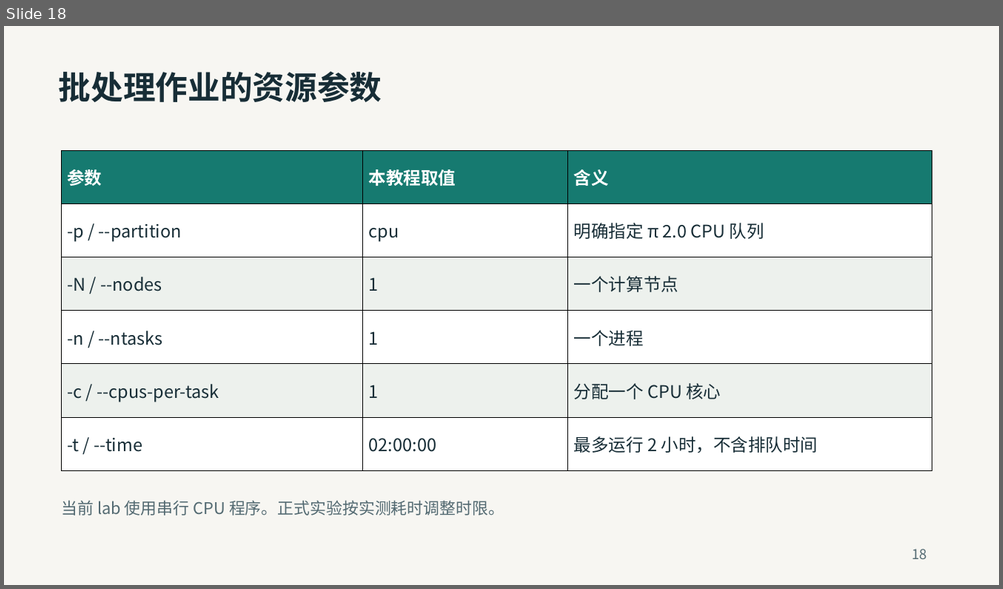
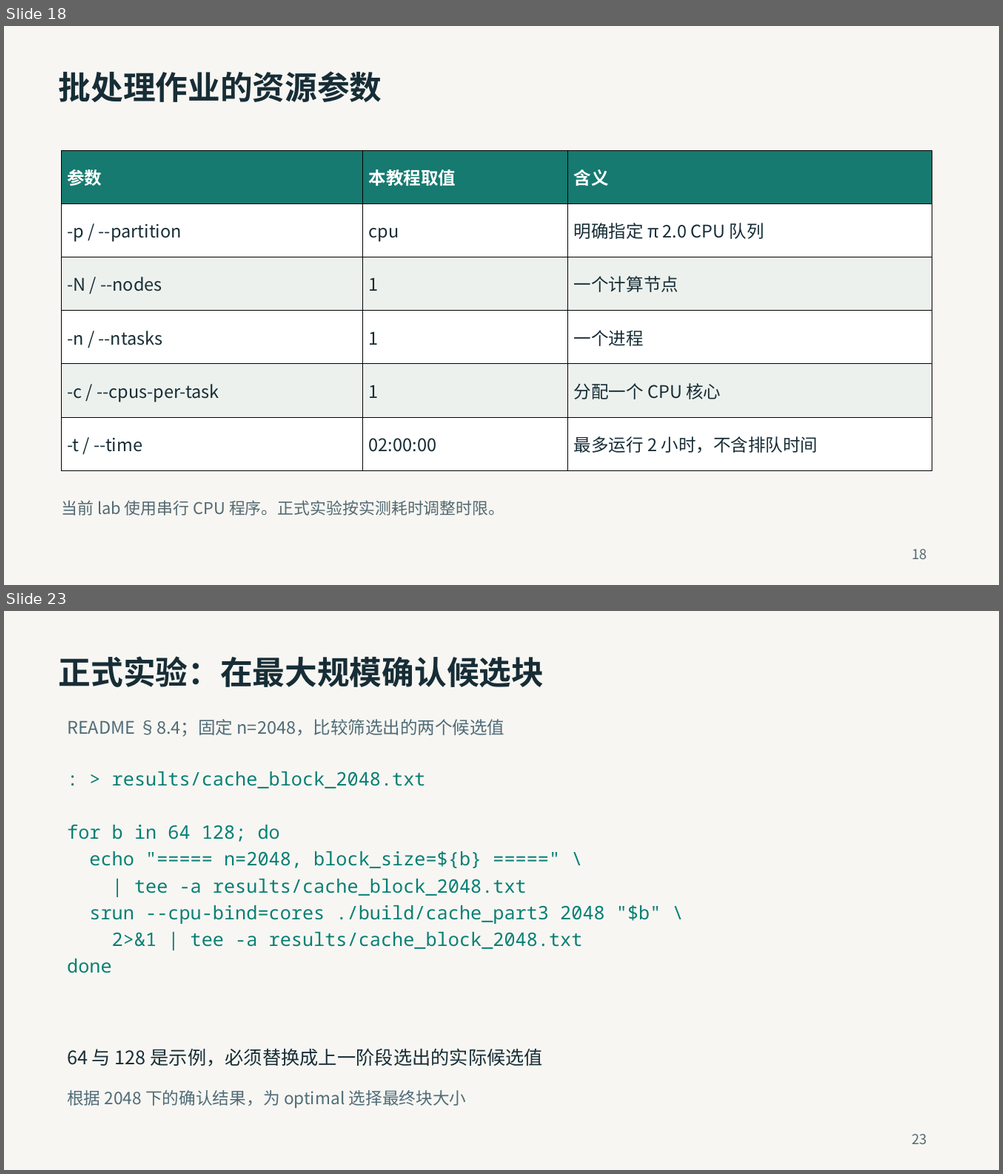
Before and after one commit to 2026-fall-calabs/calabs-2026-fall-starter, a slide deck: docs/交我算平台Lab运行指南-学生版.pptx. Shown one above the other, each under a label of ours: slide 18 before the commit, slides 18 and 23 after it; the slides between them are not shown. The pictures are 1003x589 and 1003x1174 pixels, drawn with LibreOffice and Linux fonts; fonts in the diff are those of the drawing. Boxes give left, top, right and bottom in pixels: in the first picture for what was removed or moved away, otherwise in the second. Text is boxed around its words. In the diff, an @@ line names an element or a change of style, - is before the commit and + after.

Commit message:
Align platform tutorial with formal lab README workflows

```diff
--- a/docs/交我算平台Lab运行指南-学生版.pptx
+++ b/docs/交我算平台Lab运行指南-学生版.pptx
@@ slide 23 added at <box>4,611,999,1170</box>, background #F7F6F2 @@
@@ text added at <box>59,656,543,687</box>, 39 pt, text #172D36, bold @@
+正式实验：在最大规模确认候选块
@@ text added at <box>67,719,505,737</box>, 21 pt, text #506C78 @@
+README §8.4；固定 n=2048，比较筛选出的两个候选值
@@ text added at <box>112,772,426,789</box>, 22.5 pt, text #087F75 @@
+: > results/cache_block_2048.txt
@@ text added at <box>67,824,280,842</box>, 22.5 pt, text #087F75 @@
+for b in 64 128; do
@@ text added at <box>89,851,481,869</box>, 22.5 pt, text #087F75 @@
+echo "===== n=2048, block_size=${b} =====" \
@@ text added at <box>134,879,526,896</box>, 22.5 pt, text #087F75 @@
+| tee -a results/cache_block_2048.txt
@@ text added at <box>89,906,661,924</box>, 22.5 pt, text #087F75 @@
+srun --cpu-bind=cores ./build/cache_part3 2048 "$b" \
@@ text added at <box>112,932,583,949</box>, 22.5 pt, text #087F75 @@
+2>&1 | tee -a results/cache_block_2048.txt
@@ text added at <box>67,959,112,974</box>, 22.5 pt, text #087F75 @@
+done
@@ text added at <box>67,1048,543,1067</box>, 22.5 pt, text #172D36 @@
+64 与 128 是示例，必须替换成上一阶段选出的实际候选值
@@ text added at <box>67,1091,466,1108</box>, 20.2 pt, text #506C78 @@
+根据 2048 下的确认结果，为 optimal 选择最终块大小
@@ text added at <box>911,1134,926,1145</box>, 16.5 pt, text #526971 @@
+23
```
Also in this commit, not shown: 10 slides changed, 10 other slides added, 5 slides removed, 1 other file.
